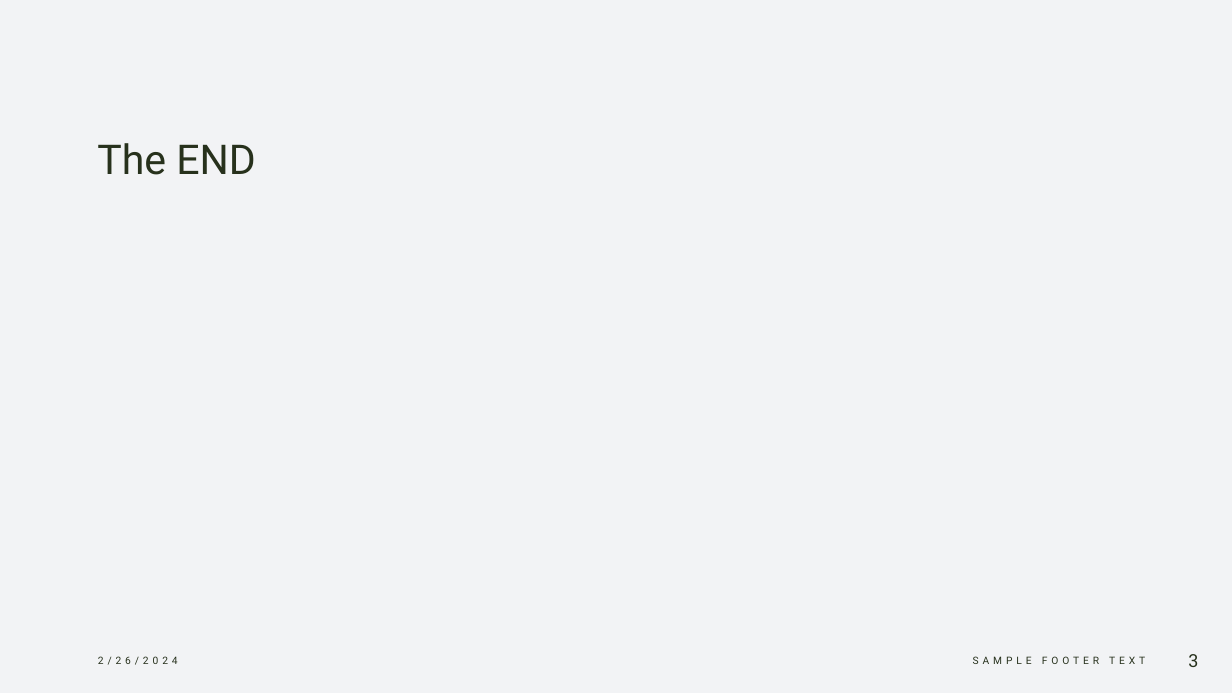
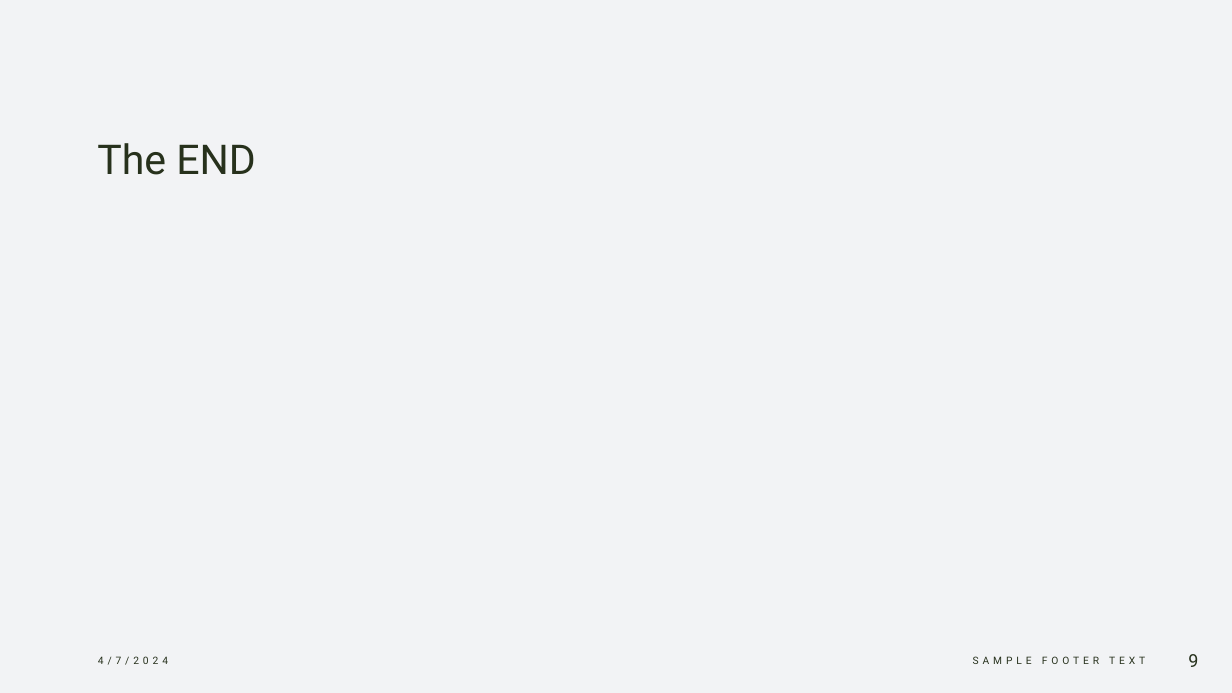
Before and after one commit to Dovydas-Simkus17/MathCourseWork, a slide deck: slide 9 of Pool Sim Presentation.pptx (slide 3 before the commit). Drawn at 1232x693 pixels with LibreOffice and Linux fonts; fonts in the diff are those of the drawing. Boxes give left, top, right and bottom in pixels: in the first picture for what was removed or moved away, otherwise in the second. Text is boxed around its words. In the diff, an @@ line names an element or a change of style, - is before the commit and + after.

```diff
--- a/Pool Sim Presentation.pptx
+++ b/Pool Sim Presentation.pptx
@@ text at [98, 656, 168, 665]: text changed @@
-2/26/2024
+4/7/2024
@@ page number at [1188, 654, 1198, 667]: text changed @@
-3
+9
```
Also in this commit, not shown: 6 slides added.
